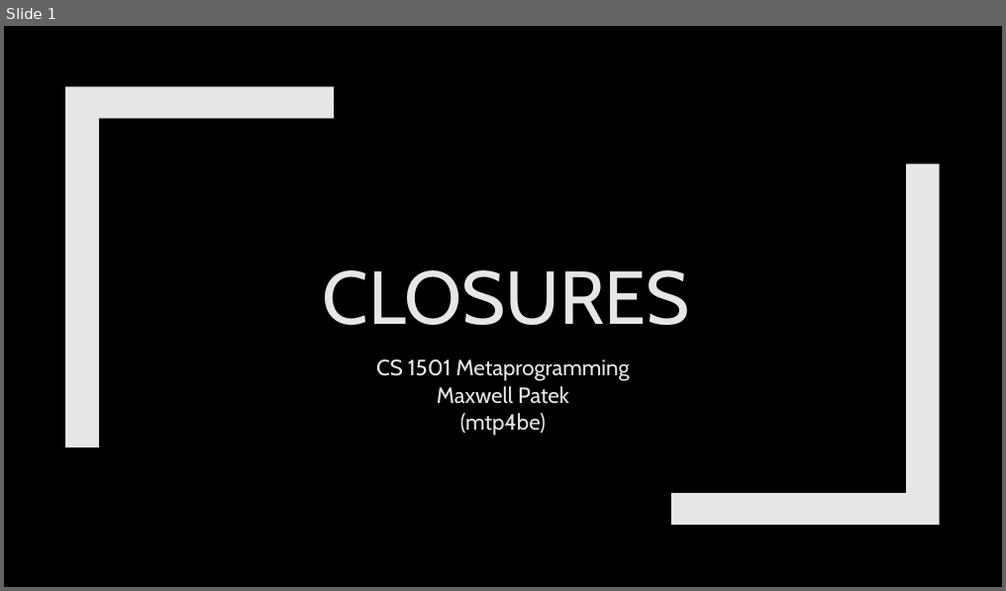
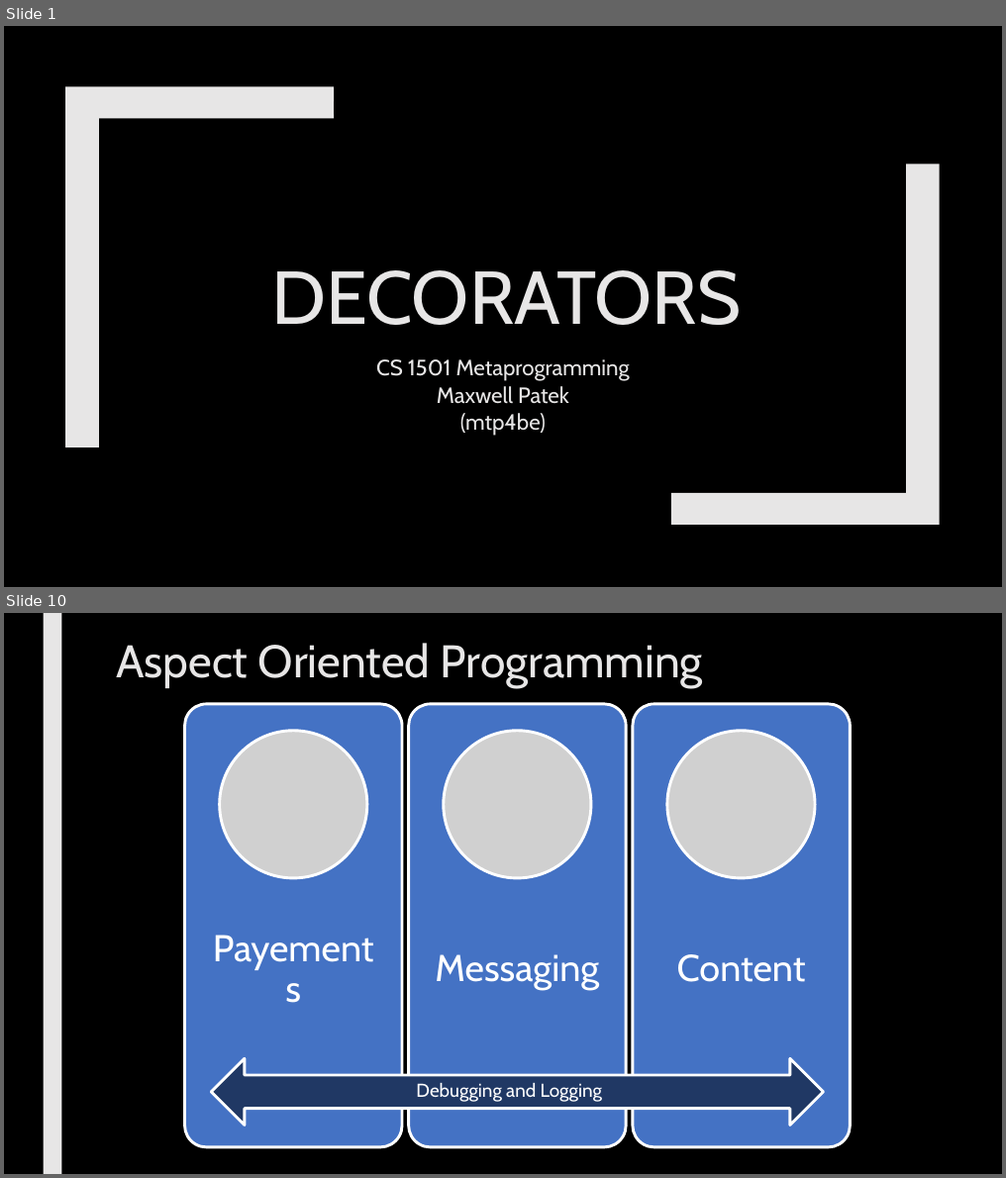
Before and after one commit to max7patek/metaprogramming, a slide deck: slides/04-Decorators.pptx. Shown one above the other, each under a label of ours: slide 1 before the commit, slides 1 and 10 after it; the slides between them are not shown. The pictures are 1006x591 and 1006x1178 pixels, drawn with LibreOffice and Linux fonts; fonts in the diff are those of the drawing; grey boxes stand for pictures. Boxes give left, top, right and bottom in pixels: in the first picture for what was removed or moved away, otherwise in the second. Text is boxed around its words. In the diff, an @@ line names an element or a change of style, - is before the commit and + after.

Commit message:
Finished draft of Decorators

```diff
--- a/slides/04-Decorators.pptx
+++ b/slides/04-Decorators.pptx
@@ slide 10 added at <box>4,613,1002,1174</box>, background #000000 @@
@@ rectangle added at <box>43,613,61,1174</box>, fill #E7E6E6 @@
@@ title added at <box>116,643,703,688</box>, 44 pt, text #E7E6E6 @@
+Aspect Oriented Programming
@@ group added at <box>184,704,849,1149</box>: 3 rounded rectangles, 3 texts, 3 pictures, 1 left right arrow @@
+Payements
+Messaging
+Content
@@ text added at <box>416,1083,602,1102</box>, 18 pt, text #FFFFFF @@
+Debugging and Logging
@@ slide 1 changed as well @@
@@ title at <box>271,271,741,325</box>: text changed @@
-CLOSURES
+DECORATORS
```
Also in this commit, not shown: 1 other slide changed, 8 other slides added, 2 slides removed, 1 other file.
